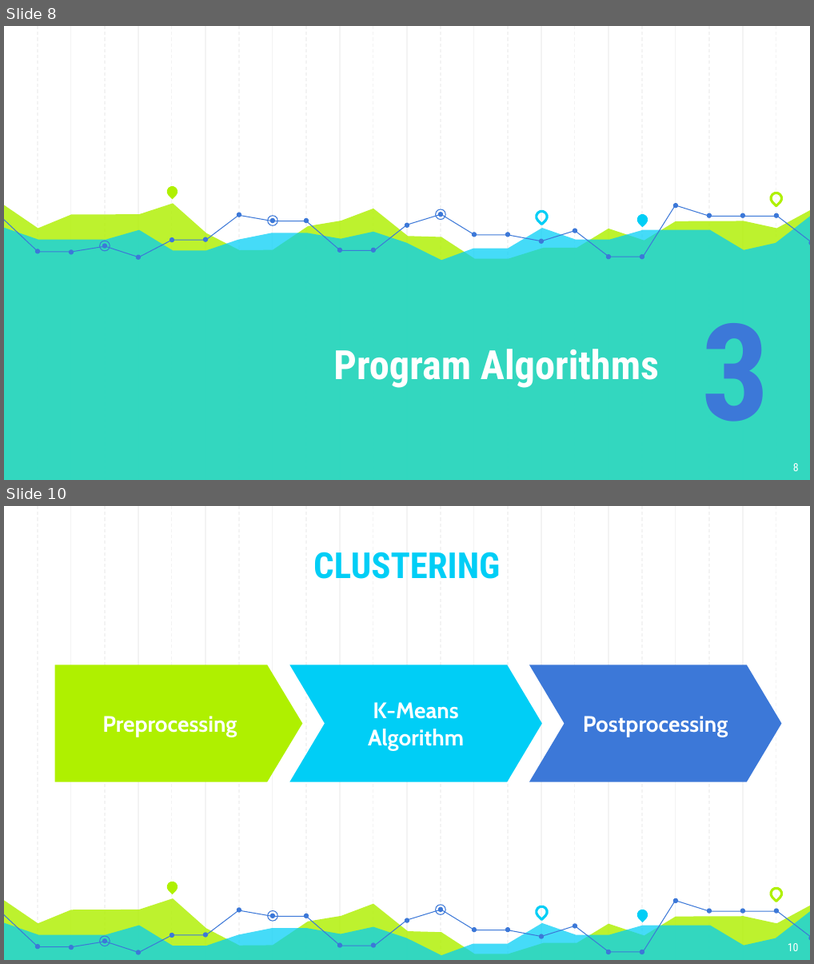
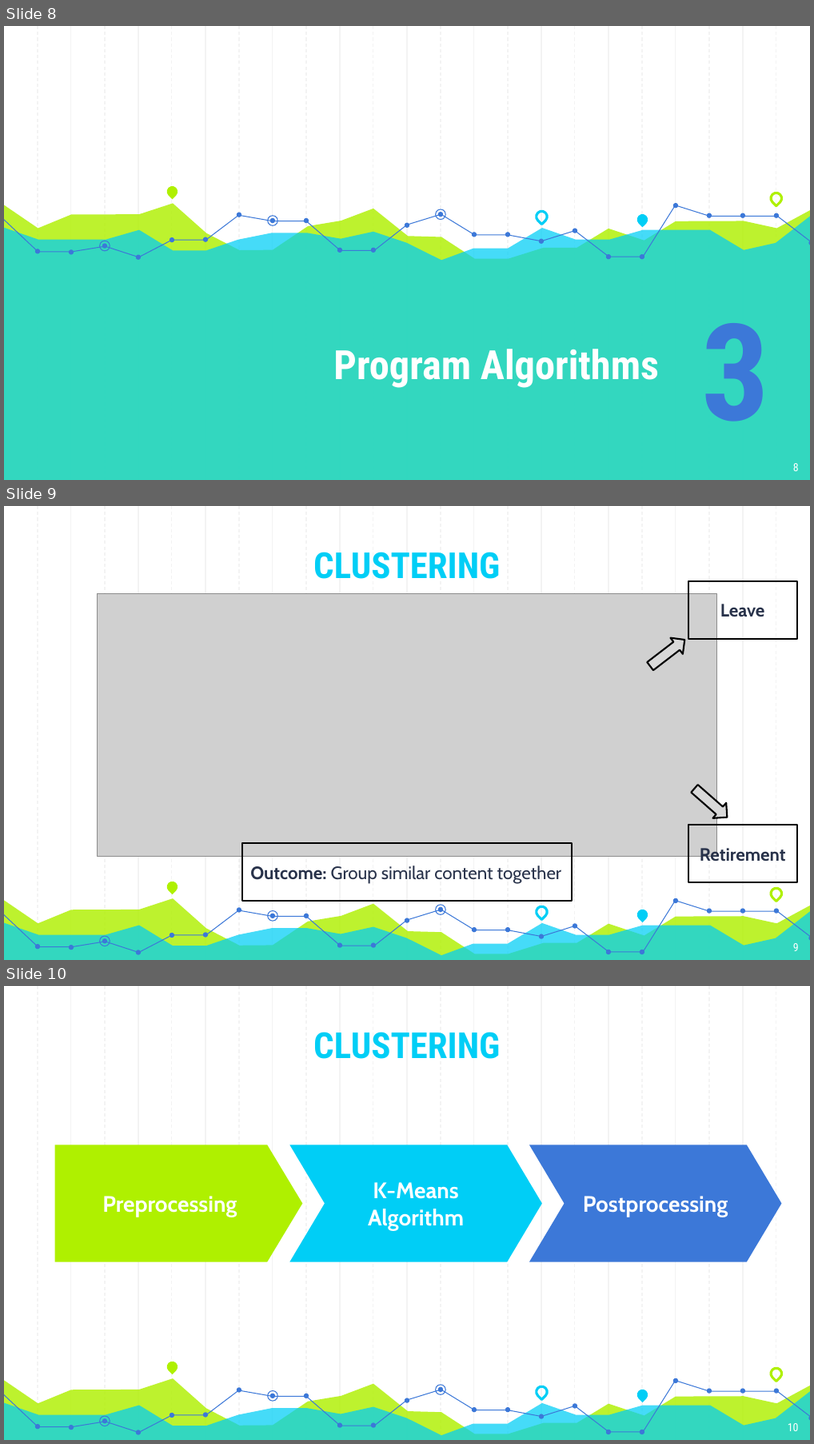
Before and after one commit to Andyayk/app, a slide deck: Graph Based Search.pptx. Shown one above the other, each under a label of ours: slides 8 and 10 before the commit, slides 8, 9 and 10 after it; the slides between them are not shown. The pictures are 814x964 and 814x1444 pixels, drawn with LibreOffice and Linux fonts; fonts in the diff are those of the drawing; grey boxes stand for pictures. Boxes give left, top, right and bottom in pixels: in the first picture for what was removed or moved away, otherwise in the second. Text is boxed around its words. In the diff, an @@ line names an element or a change of style, - is before the commit and + after.

```diff
--- a/Graph Based Search.pptx
+++ b/Graph Based Search.pptx
@@ slide 9 added at [4,506,810,960], background #FFFFFF; not listed: 59 template elements that a slide beside it also shows @@
@@ text added at [314,552,500,579], 32 pt, text #00CEF6, bold @@
+CLUSTERING
@@ picture added at [98,594,718,856] @@
@@ rectangle added at [689,581,798,638], outline #000000 1.5 pt, 16 pt, text #28324A, bold @@
+Leave
@@ right arrow added at [644,631,691,674], fill #D9D9D9, outline #000000 1.5 pt @@
@@ right arrow added at [688,780,734,824], fill #D9D9D9, outline #000000 1.5 pt @@
@@ rectangle added at [689,824,798,882], outline #000000 1.5 pt, 16 pt, text #28324A, bold @@
+Retirement
@@ rectangle added at [242,843,572,900], outline #000000 1.5 pt, 16 pt, text #28324A @@
+Outcome: Group similar content together
@@ page number added at [794,943,799,951], 10 pt, text #FFFFFF @@
+9
```
Also in this commit, not shown: 10 slides changed, 1 slide removed.
